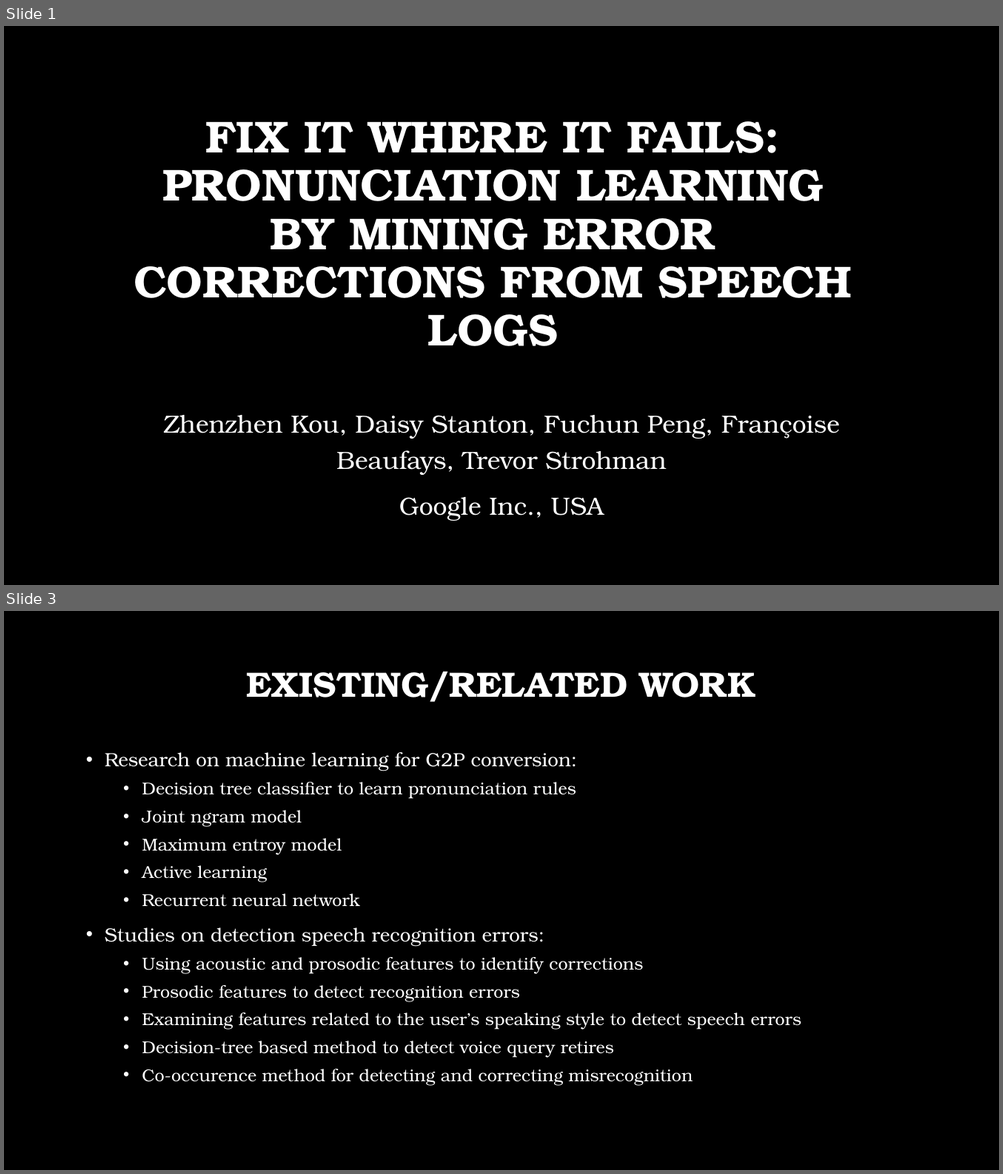
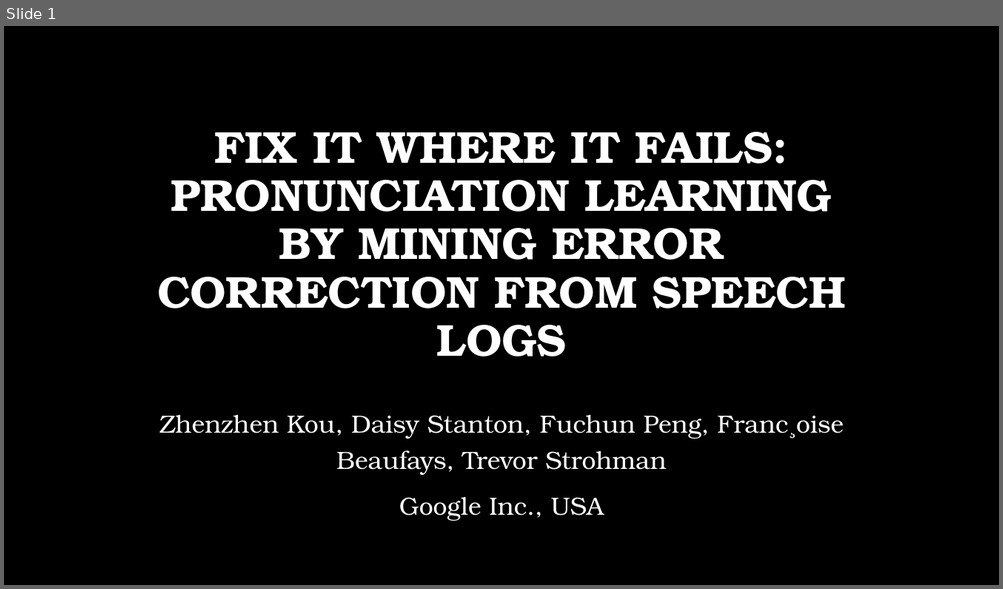
Before and after one commit to msnyde8/COSC757, a slide deck: Assignments/ArticleSummary/ArticleSummarySlides-MJS.pptx. Shown one above the other, each under a label of ours: slides 1 and 3 before the commit, slide 1 after it; the slides between them are not shown. The pictures are 1003x1174 and 1003x589 pixels, drawn with LibreOffice and Linux fonts; fonts in the diff are those of the drawing; background and template pictures are left out. Boxes give left, top, right and bottom in pixels: in the first picture for what was removed or moved away, otherwise in the second. Text is boxed around its words. In the diff, an @@ line names an element or a change of style, - is before the commit and + after.

```diff
--- a/Assignments/ArticleSummary/ArticleSummarySlides-MJS.pptx
+++ b/Assignments/ArticleSummary/ArticleSummarySlides-MJS.pptx
@@ slide 3 removed at bbox=[4, 611, 999, 1170], background picture (left out) @@
@@ title removed at bbox=[246, 671, 755, 702] @@
-EXISTING/RELATED WORK
@@ text removed at bbox=[105, 752, 802, 1085] @@
-• Research on machine learning for G2P conversion:
-  • Decision tree classifier to learn pronunciation rules
-  • Joint ngram model
-  • Maximum entroy model
-  • Active learning
-  • Recurrent neural network
-• Studies on detection speech recognition errors:
-  • Using acoustic and prosodic features to identify corrections
-  • Prosodic features to detect recognition errors
-  • Examining features related to the user’s speaking style to detect speech errors
-  • Decision-tree based method to detect voice query retires
-  • Co-occurence method for detecting and correcting misrecognition
@@ slide 1 changed as well @@
@@ title "FIX IT WHERE IT FAILS: ..." at bbox=[157, 132, 845, 357]: vertical alignment middle to bottom @@
@@ title at bbox=[157, 132, 845, 357]: text changed @@
-FIX IT WHERE IT FAILS: PRONUNCIATION LEARNING BY MINING ERROR CORRECTIONS FROM SPEECH LOGS
+FIX IT WHERE IT FAILS: PRONUNCIATION LEARNING BY MINING ERROR CORRECTION FROM SPEECH LOGS
@@ subtitle at bbox=[159, 415, 843, 475]: text changed @@
-Zhenzhen Kou, Daisy Stanton, Fuchun Peng, Françoise Beaufays, Trevor Strohman
+Zhenzhen Kou, Daisy Stanton, Fuchun Peng, Franc¸oise Beaufays, Trevor Strohman
```
Also in this commit, not shown: 1 other slide changed, 3 slides added, 6 other slides removed, 1 other file.
